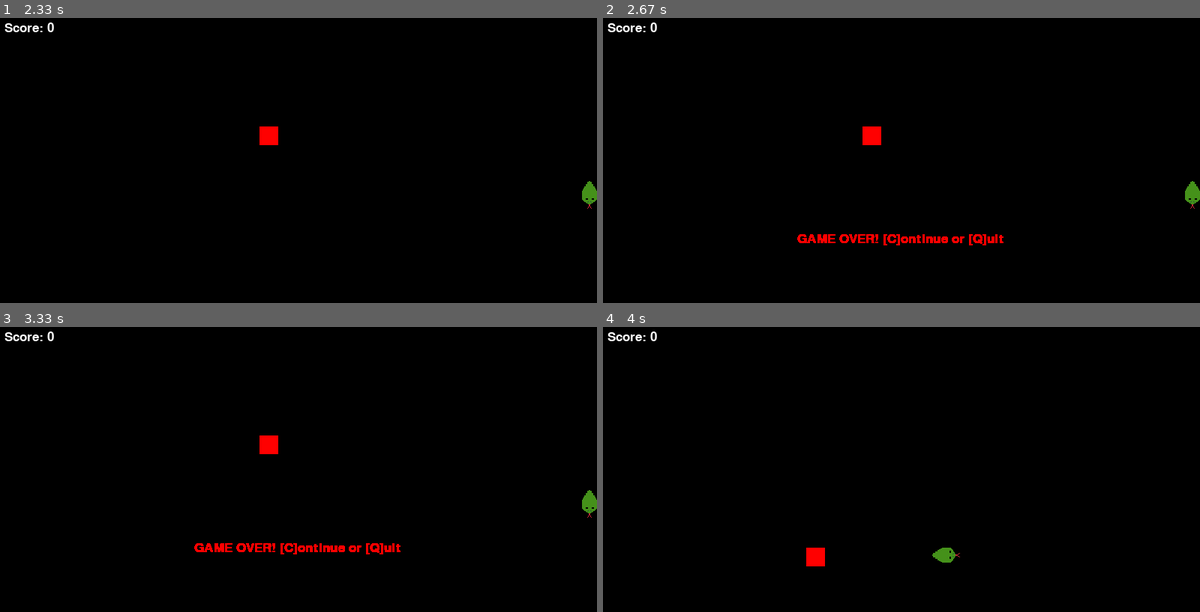
Above: before the commit, frames 1-4 (two rows, left to right).
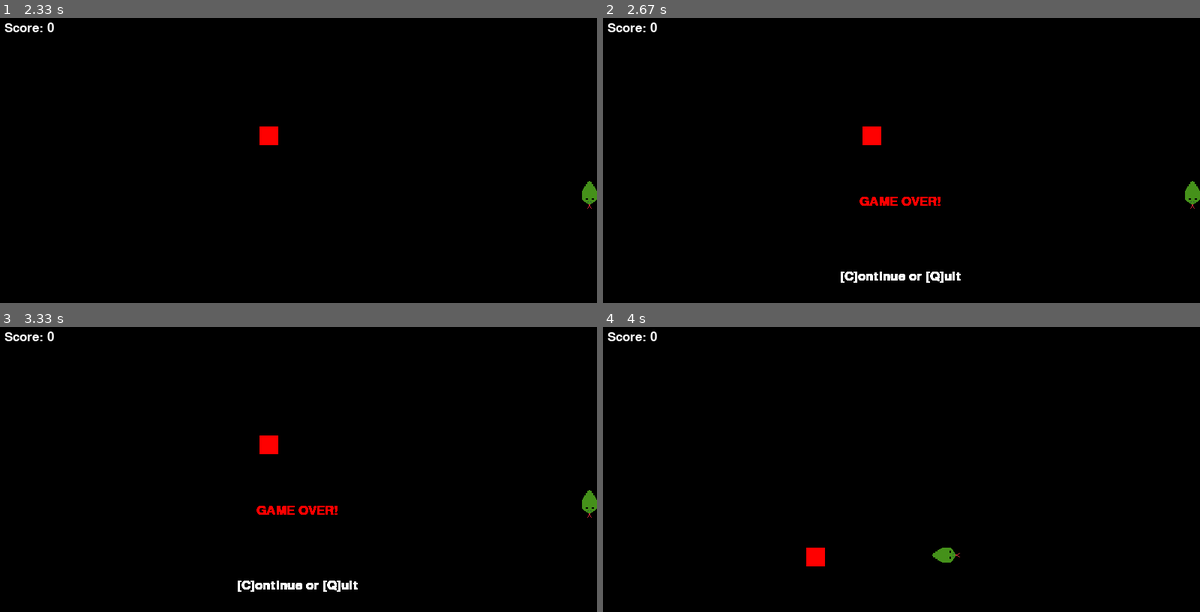
Above: after the commit, the same moments.

Repository: dinghino/pygame-snake
Game: pygame game, started from main.py
Same seed, same stepped clock (60 frames per second), same inputs: the game is played once before the commit and once after it. The source is Python 2; it was converted automatically to run under Python 3.
Inputs:
- Up to frame 1 (2.33 s): hold D 0.33-0.8 s; hold W 0.83-1.13 s; hold D 1.17-1.63 s; hold A 1.67-2.2 s; hold S from 2.23 s (still down)
- Up to frame 2 (2.67 s): release S at 2.53 s; hold A from 2.57 s (still down)
- Up to frame 3 (3.33 s): release A at 2.97 s
- Up to frame 4 (4 s): tap C at 3.4 s; hold D from 3.73 s (still down)

Frame 1 is identical in both runs. In frame 2, 1.3% of the frame differs, in the area x 32-68%, y 62-93%; in frame 3, 1.3%; in frame 4, nothing differs.

Commit message:
[REF] textCentered w/ displacement
add y axis displacement to Game.textCentered to allow 'multiline' centered text

Diff:
--- a/main.py
+++ b/main.py
@@ -312,13 +312,13 @@
         self.apple.create()
         self.initialized = True
 
-    def textCentered(self, message, color):
+    def textCentered(self, message, color=WHITE, y_displace=0):
         '''Print a message on the screen to interact with the player. '''
         txt = self.font.render(message, True, color)
         # get the wrapping rectangle for the text
         txtRect = txt.get_rect()
         # center the text container in the window
-        txtRect.center = (self.width / 2), (self.height / 2)
+        txtRect.center = (self.width / 2), (self.height / 2) + y_displace
 
         # render the text
         self.game.blit(txt, txtRect)
@@ -418,7 +418,8 @@
 
     def gameOverLoop(self):
         '''Game Over loop that runs when self.gameOver is True. '''
-        self.textCentered('GAME OVER! [C]ontinue or [Q]uit', RED)
+        self.textCentered('GAME OVER!', RED, -50)
+        self.textCentered('[C]ontinue or [Q]uit', y_displace=50)
         pygame.display.update()
 
         # ask the user to Continue or Quit
